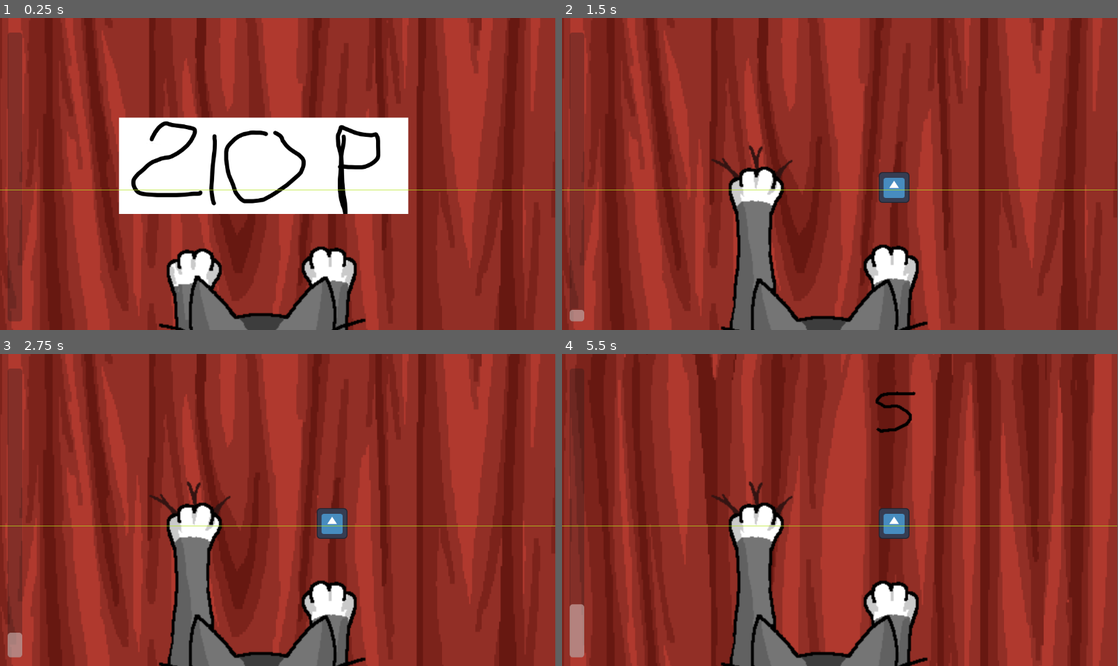
Above: before the commit, frames 1-4 (two rows, left to right).
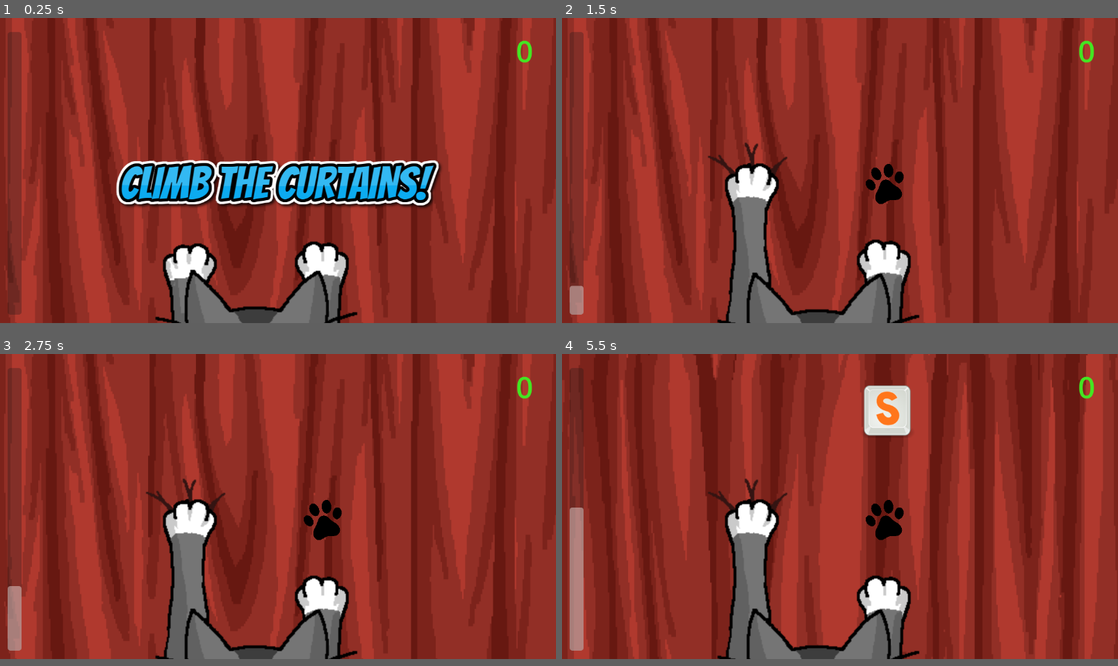
Above: after the commit, the same moments.

Repository: OscarPindaro/GodotWildJam63
Game: Godot game, scene res://scenes/minigames/climb-tenda/tenda_base.tscn
Same seed, same stepped clock (60 frames per second), same inputs: the game is played once before the commit and once after it. This scene is started directly instead of the project's main scene. The engine's default icon, where the game draws it, is replaced by a stand-in: a white triangle on a blue panel in a dark square. Sound files missing from this copy of the repository are replaced by a short silence.
Inputs (mouse positions are in pixels of both pictures, inside the frame that each line leads up to):
- Up to frame 1 (0.25 s): no input
- Up to frame 2 (1.5 s): tap Enter at 0.5 s; move the mouse to (962, 158) at 0.52 s; hold Right (player_move_right) 0.53-1.28 s; tap E (player_interact) at 0.6, 1.35 s; move the mouse to (728, 189) at 1.27 s; hold S (player_move_down) from 1.28 s (still down)
- Up to frame 3 (2.75 s): move the mouse to (333, 441) at 2.02 s; release S (player_move_down) at 2.03 s; hold Right (player_move_right) from 2.03 s (still down); tap E (player_interact) at 2.1 s
- Up to frame 4 (5.5 s): tap Space at 2.75 s; move the mouse to (812, 572) at 2.77 s; release Right (player_move_right) at 2.78 s; hold W (player_move_up) 2.78-3.53 s; tap E (player_interact) every 0.75 s from 2.85 to 5.1 s; move the mouse to (1006, 556) at 3.52 s; hold A (player_move_left) 3.53-5.03 s; move the mouse to (673, 463) at 4.27 s; move the mouse to (867, 510) at 5.02 s; hold S (player_move_down) from 5.03 s (still down)
In our replay, the window is 799x449 before the commit and 800x439 after it. These sizes can differ from the game's own. Grey fills any space a smaller window leaves; there, only what the larger window draws over its background counts as a difference.

The runs differ from the first frame. In frame 1, 29% of the frame differs, in the area x 0-100%, y 0-100%; in frame 2, 16%; in frame 3, 16%; in frame 4, 22%.

Commit message:
minigame finished, score in template

Diff:
--- a/default_bus_layout.tres
+++ b/default_bus_layout.tres
@@ -1,15 +1,3 @@
 [gd_resource type="AudioBusLayout" format=3 uid="uid://tgum1yjnnuaa"]
 
 [resource]
-bus/1/name = &"Sound Effects"
-bus/1/solo = false
-bus/1/mute = false
-bus/1/bypass_fx = false
-bus/1/volume_db = 0.0
-bus/1/send = &"Master"
-bus/2/name = &"Music"
-bus/2/solo = false
-bus/2/mute = false
-bus/2/bypass_fx = false
-bus/2/volume_db = 0.0
-bus/2/send = &"Master"
--- a/project.godot
+++ b/project.godot
@@ -14,6 +14,10 @@
 run/main_scene="res://scenes/player/player.tscn"
 config/features=PackedStringArray("4.1", "GL Compatibility")
 config/icon="res://icon.svg"
+
+[display]
+
+window/size/viewport_width=1180
 
 [input]
 
--- a/scenes/minigames/BaseMinigame.gd
+++ b/scenes/minigames/BaseMinigame.gd
@@ -6,6 +6,8 @@
 var end_sprite: Sprite2D
 var cum = 0
 var start_bar = false
+var current_score = 0
+@onready var score_label = $Label
 # funzione di start che fa partire tutto quanto
 # timer e punteggio
 # scritta iniziale
@@ -13,6 +15,7 @@
 
 # Called when the node enters the scene tree for the first time.
 func _ready():
+	score_label.text = str(current_score)
 	$MinigameTimer.start()
 	announcer_audio_player = $AnnouncerPlayer
 	music_audio_player = $MusicStreamPlayer
@@ -32,6 +35,10 @@
 	$MinigameTimer.start()
 
 
-
 func _on_minigame_timer_timeout():
 	end_sprite.visible = true
+
+
+func _on_receive_score(score):
+	current_score += score
+	score_label.text = str(current_score)
--- a/scenes/minigames/base_minigame.tscn
+++ b/scenes/minigames/base_minigame.tscn
@@ -1,9 +1,13 @@
-[gd_scene load_steps=5 format=3 uid="uid://bj1l1awk2wwv"]
+[gd_scene load_steps=6 format=3 uid="uid://bj1l1awk2wwv"]
 
 [ext_resource type="Script" path="res://scenes/minigames/BaseMinigame.gd" id="1_6qkdl"]
 [ext_resource type="AudioStream" uid="uid://d18tqqw03srr6" path="res://audio/Vox_Announcements/UnrollTheToiletPaper1_ita.wav" id="2_oijt7"]
 [ext_resource type="Texture2D" uid="uid://d3wl8bb0lj4v1" path="res://images/ziopera_title.png" id="3_5sg00"]
-[ext_resource type="Texture2D" uid="uid://q7nw8rh7nsrw" path="res://images/ROSSO.png" id="4_hphbd"]
+[ext_resource type="Texture2D" uid="uid://bcgfhfbwp1ipb" path="res://images/end-screen.png" id="4_agh1q"]
+
+[sub_resource type="LabelSettings" id="LabelSettings_8u00s"]
+font_size = 64
+font_color = Color(0.262745, 0.901961, 0.133333, 1)
 
 [node name="BaseMinigame" type="Node2D"]
 script = ExtResource("1_6qkdl")
@@ -27,9 +31,8 @@
 [node name="EndSprite" type="Sprite2D" parent="."]
 visible = false
 z_index = 6
-position = Vector2(566.75, 273.5)
-scale = Vector2(21.7656, 11.4063)
-texture = ExtResource("4_hphbd")
+position = Vector2(547, 307)
+texture = ExtResource("4_agh1q")
 
 [node name="ProgressBar" type="ProgressBar" parent="."]
 z_index = 6
@@ -40,5 +43,12 @@
 fill_mode = 3
 show_percentage = false
 
+[node name="Label" type="Label" parent="."]
+offset_left = 1095.0
+offset_top = 25.0
+offset_right = 1135.0
+offset_bottom = 48.0
+label_settings = SubResource("LabelSettings_8u00s")
+
 [connection signal="finished" from="AnnouncerPlayer" to="." method="_on_announcer_player_finished"]
 [connection signal="timeout" from="MinigameTimer" to="." method="_on_minigame_timer_timeout"]
--- a/scenes/minigames/climb-tenda/letter.tscn
+++ b/scenes/minigames/climb-tenda/letter.tscn
@@ -73,6 +73,6 @@
 
 [node name="AnimatedSprite2D" type="AnimatedSprite2D" parent="."]
 position = Vector2(0.399994, -22.2)
-scale = Vector2(0.3, 0.3)
+scale = Vector2(0.18, 0.18)
 sprite_frames = SubResource("SpriteFrames_ip2oi")
 animation = &"T"
--- a/scenes/minigames/climb-tenda/main.tscn
+++ b/scenes/minigames/climb-tenda/main.tscn
@@ -7,10 +7,9 @@
 [ext_resource type="Texture2D" uid="uid://pu5awce5dan6" path="res://images/climb-tenda/DX.png" id="5_s86cb"]
 [ext_resource type="Texture2D" uid="uid://cl3exdvwjf0s6" path="res://images/climb-tenda/SX.png" id="6_kft0t"]
 [ext_resource type="AudioStream" uid="uid://bqgfq2fmx4ft" path="res://audio/UI_Sounds/Interaction_Happy_sound.wav" id="7_emfxt"]
-[ext_resource type="Texture2D" uid="uid://duliynpwtvswi" path="res://images/climb-tenda/line.png" id="8_rmjo3"]
-[ext_resource type="Texture2D" uid="uid://dun8ad2ug5f55" path="res://images/climb-tenda/CURTAIN.png" id="9_hhxwa"]
+[ext_resource type="Texture2D" uid="uid://v2awwyxeheyd" path="res://images/climb-tenda/CURTAIN BIIIIIIIIG.png" id="8_ucn7b"]
+[ext_resource type="Texture2D" uid="uid://clfwj46pisidj" path="res://images/climb-tenda/paw.png" id="10_515tv"]
 [ext_resource type="Script" path="res://scenes/minigames/climb-tenda/scripts/background.gd" id="10_pic6i"]
-[ext_resource type="Texture2D" uid="uid://bnhjydw2dolk4" path="res://icon.svg" id="11_jregm"]
 
 [sub_resource type="SpriteFrames" id="SpriteFrames_3oho3"]
 animations = [{
@@ -42,17 +41,6 @@
 [sub_resource type="RectangleShape2D" id="RectangleShape2D_m0mmy"]
 size = Vector2(101.6, 7)
 
-[sub_resource type="SpriteFrames" id="SpriteFrames_1cg8k"]
-animations = [{
-"frames": [{
-"duration": 1.0,
-"texture": ExtResource("8_rmjo3")
-}],
-"loop": true,
-"name": &"default",
-"speed": 5.0
-}]
-
 [node name="Main" type="Node"]
 script = ExtResource("1_43stf")
 letter_scene = ExtResource("2_1w60h")
@@ -76,29 +64,17 @@
 
 [node name="cat_climbing" type="AudioStreamPlayer" parent="cat"]
 volume_db = 15.0
-bus = &"Sound Effects"
 
 [node name="cat_angry" type="AudioStreamPlayer" parent="cat"]
-bus = &"Sound Effects"
 
 [node name="good_job" type="AudioStreamPlayer" parent="cat"]
 stream = ExtResource("7_emfxt")
 volume_db = 10.0
-bus = &"Sound Effects"
-
-[node name="line" type="Area2D" parent="."]
-z_index = 10
-position = Vector2(0, -2)
-
-[node name="AnimatedSprite2D" type="AnimatedSprite2D" parent="line"]
-position = Vector2(573, 360)
-scale = Vector2(15, 1)
-sprite_frames = SubResource("SpriteFrames_1cg8k")
 
 [node name="Background" type="Sprite2D" parent="."]
-position = Vector2(582, -1785)
+position = Vector2(590, -9342)
 scale = Vector2(1.09462, 1.7496)
-texture = ExtResource("9_hhxwa")
+texture = ExtResource("8_ucn7b")
 script = ExtResource("10_pic6i")
 speed = 40
 
@@ -116,18 +92,19 @@
 position = Vector2(689, -49)
 
 [node name="pawSx" type="Sprite2D" parent="."]
-position = Vector2(402, 347)
-scale = Vector2(0.5, 0.5)
-texture = ExtResource("11_jregm")
+position = Vector2(405, 350)
+rotation = 0.261799
+scale = Vector2(0.02, 0.021)
+texture = ExtResource("10_515tv")
 
 [node name="pawDx" type="Sprite2D" parent="."]
-position = Vector2(689, 352)
-scale = Vector2(0.5, 0.5)
-texture = ExtResource("11_jregm")
+position = Vector2(687, 352)
+rotation = -0.261799
+scale = Vector2(0.02, 0.021)
+texture = ExtResource("10_515tv")
 
 [connection signal="area_entered" from="cat" to="cat" method="_on_area_entered"]
 [connection signal="area_exited" from="cat" to="cat" method="_on_area_exited"]
 [connection signal="hit" from="cat" to="Background" method="_on_cat_hit"]
-[connection signal="scored" from="cat" to="." method="_on_cat_scored"]
 [connection signal="timeout" from="main_timer" to="." method="_on_main_timer_timeout"]
 [connection signal="timeout" from="letter_timer" to="." method="_on_letter_timer_timeout"]
--- a/scenes/minigames/climb-tenda/scripts/cat.gd
+++ b/scenes/minigames/climb-tenda/scripts/cat.gd
@@ -1,6 +1,5 @@
 extends Area2D
 signal hit
-signal scored
 
 var points = 0
 var num_frames
--- a/scenes/minigames/climb-tenda/scripts/main.gd
+++ b/scenes/minigames/climb-tenda/scripts/main.gd
@@ -1,8 +1,9 @@
 extends Node
 @export var letter_scene: PackedScene
 @onready var cat = $cat
+signal score
 var start_pos = 0
-var score = 0
+var points
 
 func _on_letter_timer_timeout():
 	var letter = letter_scene.instantiate()
@@ -15,18 +16,11 @@
 		letter.position = $position2.position
 		start_pos = 0
 
-
-func _on_cat_scored():
-	score += 10
-
-
 func _on_announcer_player_finished():
 	$letter_timer.start()
 
-
-
-
 func _on_minigame_timer_timeout():
+	emit_signal('score', cat.points)
 	$letter_timer.stop()
 	var children = self.get_children()
 	for c in children:
--- a/scenes/minigames/climb-tenda/tenda_base.tscn
+++ b/scenes/minigames/climb-tenda/tenda_base.tscn
@@ -1,28 +1,33 @@
-[gd_scene load_steps=3 format=3 uid="uid://i7l7hys0rdbs"]
+[gd_scene load_steps=5 format=3 uid="uid://i7l7hys0rdbs"]
 
 [ext_resource type="PackedScene" uid="uid://bj1l1awk2wwv" path="res://scenes/minigames/base_minigame.tscn" id="1_gxanw"]
 [ext_resource type="PackedScene" uid="uid://bju5hg6o17h2o" path="res://scenes/minigames/climb-tenda/main.tscn" id="2_xmj5x"]
+[ext_resource type="AudioStream" uid="uid://bwh4mppb8osn0" path="res://audio/Vox_Announcements/ClimbTheCurtains1_eng.wav" id="3_cgqfb"]
+[ext_resource type="Texture2D" uid="uid://botbm8islldg3" path="res://images/climb-tenda/start-game.png" id="3_cmgys"]
 
 [node name="BaseMinigame2" instance=ExtResource("1_gxanw")]
 
 [node name="Main" parent="." index="0" instance=ExtResource("2_xmj5x")]
 
-[node name="MusicStreamPlayer" parent="." index="1"]
-bus = &"Music"
-
 [node name="AnnouncerPlayer" parent="." index="2"]
-bus = &"Sound Effects"
+stream = ExtResource("3_cgqfb")
 
 [node name="MinigameTimer" parent="." index="3"]
-wait_time = 30.0
+wait_time = 10.0
 autostart = false
 
 [node name="TitleScreen" parent="." index="4"]
 z_index = 1
 y_sort_enabled = true
+position = Vector2(591, 352)
+texture = ExtResource("3_cmgys")
 
 [node name="EndSprite" parent="." index="5"]
-z_index = 1
+position = Vector2(591, 352)
 
+[node name="Label" parent="." index="7"]
+z_index = 6
+
+[connection signal="score" from="Main" to="." method="_on_receive_score"]
 [connection signal="finished" from="AnnouncerPlayer" to="Main" method="_on_announcer_player_finished"]
 [connection signal="timeout" from="MinigameTimer" to="Main" method="_on_minigame_timer_timeout"]
Binary file changed: images/climb-tenda/E.png
Binary file changed: images/climb-tenda/I.png
Binary file changed: images/climb-tenda/K.png
Binary file changed: images/climb-tenda/N.png
Binary file changed: images/climb-tenda/S.png
Binary file changed: images/climb-tenda/T.png
Binary file added: images/climb-tenda/key.png
Binary file added: images/climb-tenda/paw.png
Binary file added: images/climb-tenda/start-game.png
Binary file added: images/end-screen.png
Not shown: 1 places in scenes/minigames/climb-tenda/main.tscn that only renumber resources
Not shown: 1 places in scenes/minigames/minigame_dock.tscn that only renumber resources
(and 1 more such lines)
